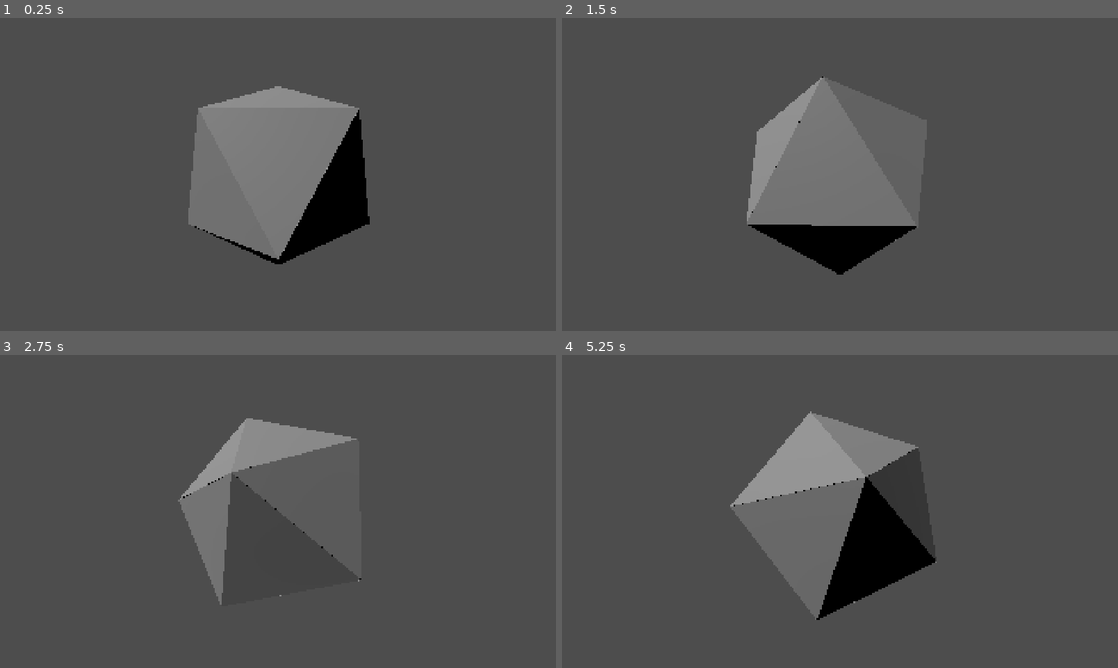
Above: before the commit, frames 1-4 (two rows, left to right).
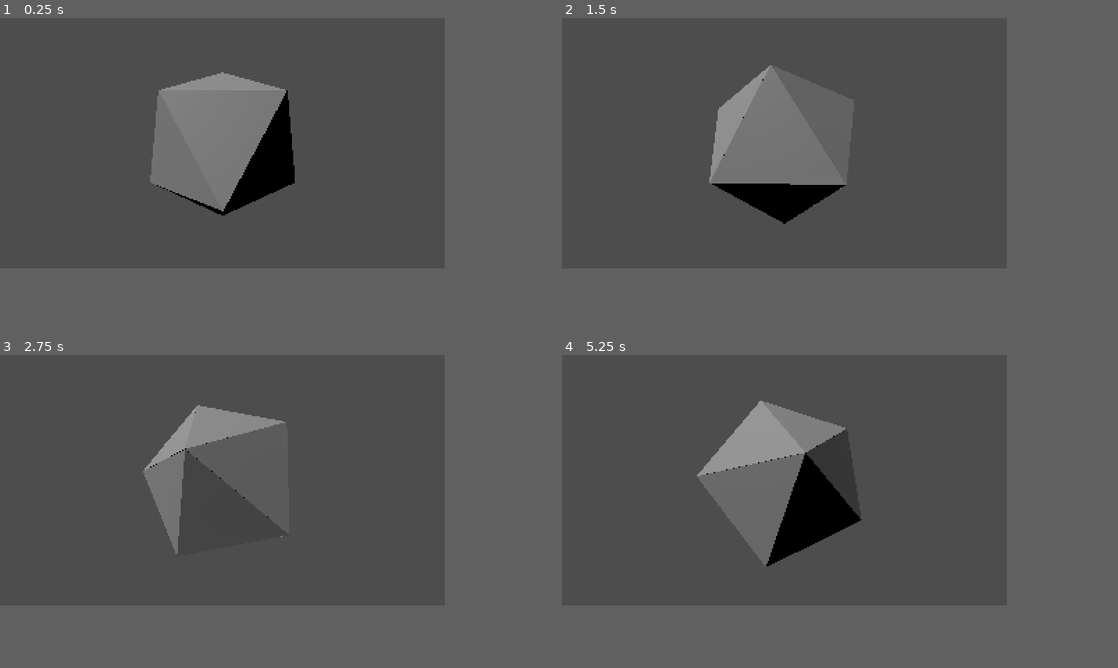
Above: after the commit, the same moments.

Repository: SleepyToast/red-cosmos
Game: Godot game, scene res://world.tscn
The game is run twice, just before and just after one commit, with the same random seed, the same clock (stepped at 60 frames per second) and the same inputs.
Inputs:
- Up to frame 1 (0.25 s): no input
- Up to frame 2 (1.5 s): tap Enter at 0.5 s; hold Right (right) 0.53-1.28 s; hold Down (down) from 1.28 s (still down)
- Up to frame 3 (2.75 s): release Down (down) at 2.03 s; hold Right (right) from 2.03 s (still down)
- Up to frame 4 (5.25 s): release Right (right) at 2.78 s; hold Up (up) 2.78-3.53 s; hold Left (left) 3.53-5.03 s; hold Down (down) from 5.03 s (still down)
In our replay, the window is 800x450 before the commit and 640x360 after it. These sizes can differ from the game's own. Grey fills any space a smaller window leaves; there, only what the larger window draws over its background counts as a difference.

The runs differ from the first frame. In frame 1, 14% of the frame differs, in the area x 27-67%, y 17-79%; in frame 2, 11%; in frame 3, 7.0%; in frame 4, 16%, in the area x 24-68%, y 14-85%.

Commit message:
Addex pixelated effect

Diff:
--- a/project.godot
+++ b/project.godot
@@ -17,9 +17,9 @@
 
 [display]
 
-window/size/viewport_width=1920
-window/size/viewport_height=1080
-window/stretch/mode="canvas_items"
+window/size/viewport_width=320
+window/size/viewport_height=180
+window/stretch/mode="viewport"
 
 [dotnet]
 
@@ -32,6 +32,7 @@
 "events": [Object(InputEventKey,"resource_local_to_scene":false,"resource_name":"","device":-1,"window_id":0,"alt_press …(195 unchanged characters)…
 , Object(InputEventKey,"resource_local_to_scene":false,"resource_name":"","device":-1,"window_id":0,"alt_pressed":false …(183 unchanged characters)…
 , Object(InputEventJoypadButton,"resource_local_to_scene":false,"resource_name":"","device":-1,"button_index":11,"pressure":0.0,"pressed":false,"script":null)
+, Object(InputEventJoypadMotion,"resource_local_to_scene":false,"resource_name":"","device":-1,"axis":1,"axis_value":-1.0,"script":null)
 ]
 }
 down={
@@ -39,6 +40,7 @@
 "events": [Object(InputEventKey,"resource_local_to_scene":false,"resource_name":"","device":-1,"window_id":0,"alt_press …(195 unchanged characters)…
 , Object(InputEventKey,"resource_local_to_scene":false,"resource_name":"","device":-1,"window_id":0,"alt_pressed":false …(183 unchanged characters)…
 , Object(InputEventJoypadButton,"resource_local_to_scene":false,"resource_name":"","device":-1,"button_index":12,"pressure":0.0,"pressed":false,"script":null)
+, Object(InputEventJoypadMotion,"resource_local_to_scene":false,"resource_name":"","device":-1,"axis":1,"axis_value":1.0,"script":null)
 ]
 }
 left={
@@ -46,6 +48,7 @@
 "events": [Object(InputEventKey,"resource_local_to_scene":false,"resource_name":"","device":-1,"window_id":0,"alt_press …(195 unchanged characters)…
 , Object(InputEventKey,"resource_local_to_scene":false,"resource_name":"","device":-1,"window_id":0,"alt_pressed":false …(182 unchanged characters)…
 , Object(InputEventJoypadButton,"resource_local_to_scene":false,"resource_name":"","device":-1,"button_index":13,"pressure":0.0,"pressed":false,"script":null)
+, Object(InputEventJoypadMotion,"resource_local_to_scene":false,"resource_name":"","device":-1,"axis":0,"axis_value":-1.0,"script":null)
 ]
 }
 right={
@@ -53,6 +56,7 @@
 "events": [Object(InputEventKey,"resource_local_to_scene":false,"resource_name":"","device":-1,"window_id":0,"alt_press …(195 unchanged characters)…
 , Object(InputEventKey,"resource_local_to_scene":false,"resource_name":"","device":-1,"window_id":0,"alt_pressed":false …(183 unchanged characters)…
 , Object(InputEventJoypadButton,"resource_local_to_scene":false,"resource_name":"","device":-1,"button_index":14,"pressure":0.0,"pressed":false,"script":null)
+, Object(InputEventJoypadMotion,"resource_local_to_scene":false,"resource_name":"","device":-1,"axis":0,"axis_value":1.0,"script":null)
 ]
 }
 action={
--- a/world.tscn
+++ b/world.tscn
@@ -6,6 +6,7 @@
 
 [node name="Camera3D" type="Camera3D" parent="." unique_id=1411231556]
 transform = Transform3D(1, 0, 0, 0, 1, 0, 0, 0, 1, 0, 0, 6)
+current = true
 fov = 90.0
 size = 0.065
 
Not shown, removed: .~lock.Red Cosmos.odt#
